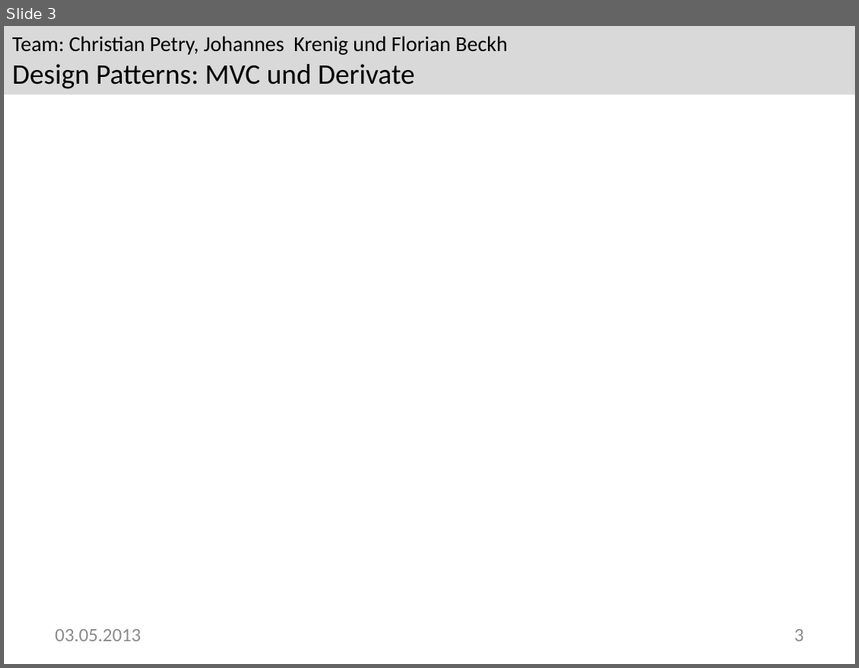
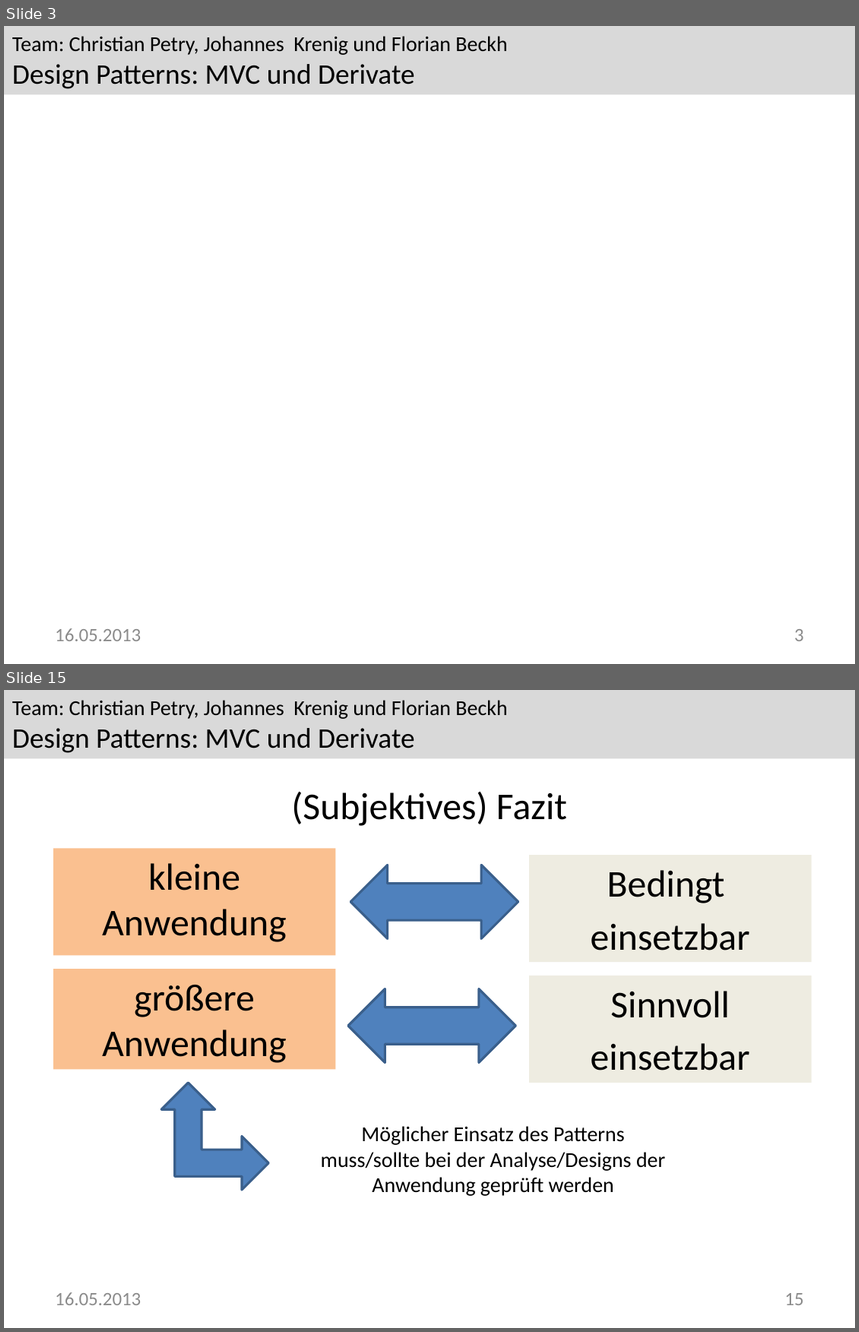
Before and after one commit to Greever/Design-Pattern-MVC, a slide deck: Dokumentation/Praesentation/Praesentation.pptx. Shown one above the other, each under a label of ours: slide 3 before the commit, slides 3 and 15 after it; the slides between them are not shown. The pictures are 859x668 and 859x1332 pixels, drawn with LibreOffice and Linux fonts; fonts in the diff are those of the drawing; background and template pictures are left out. Boxes give left, top, right and bottom in pixels: in the first picture for what was removed or moved away, otherwise in the second. Text is boxed around its words. In the diff, an @@ line names an element or a change of style, - is before the commit and + after.

```diff
--- a/Dokumentation/Praesentation/Praesentation.pptx
+++ b/Dokumentation/Praesentation/Praesentation.pptx
@@ slide 15 added at [4,690,855,1328], background #FFFFFF; not listed: 1 template element that a slide beside it also shows @@
@@ title added at [291,791,567,826], 32 pt, text #000000 @@
+(Subjektives) Fazit
@@ rectangle added at [53,848,336,955], fill #FAC090, 32 pt, text #000000 @@
+kleine Anwendung
@@ left right arrow added at [351,866,518,939], fill #4F81BD, outline #3A5F8C 2 pt @@
@@ rectangle added at [529,855,812,962], fill #EEECE1, 32 pt, text #000000 @@
+Bedingt
+einsetzbar
@@ rectangle added at [53,969,336,1070], fill #FAC090, 32 pt, text #000000 @@
+größere Anwendung
@@ rectangle added at [529,976,812,1083], fill #EEECE1, 32 pt, text #000000 @@
+Sinnvoll
+einsetzbar
@@ left right arrow added at [348,989,515,1063], fill #4F81BD, outline #3A5F8C 2 pt @@
@@ left up arrow added at [161,1083,268,1191], fill #4F81BD, outline #3A5F8C 2 pt @@
@@ text added at [321,1126,665,1196], 18 pt, text #000000 @@
+Möglicher Einsatz des Patterns muss/sollte bei der Analyse/Designs der Anwendung geprüft werden
@@ text added at [55,1293,141,1306], 16 pt, text #8C8C8C @@
+16.05.2013
@@ page number added at [785,1293,804,1306], 16 pt, text #8C8C8C @@
+15
@@ slide 3 changed as well @@
@@ text at [55,629,141,642]: text changed @@
-03.05.2013
+16.05.2013
```
Also in this commit, not shown: 1 other slide changed, 12 other slides added.
